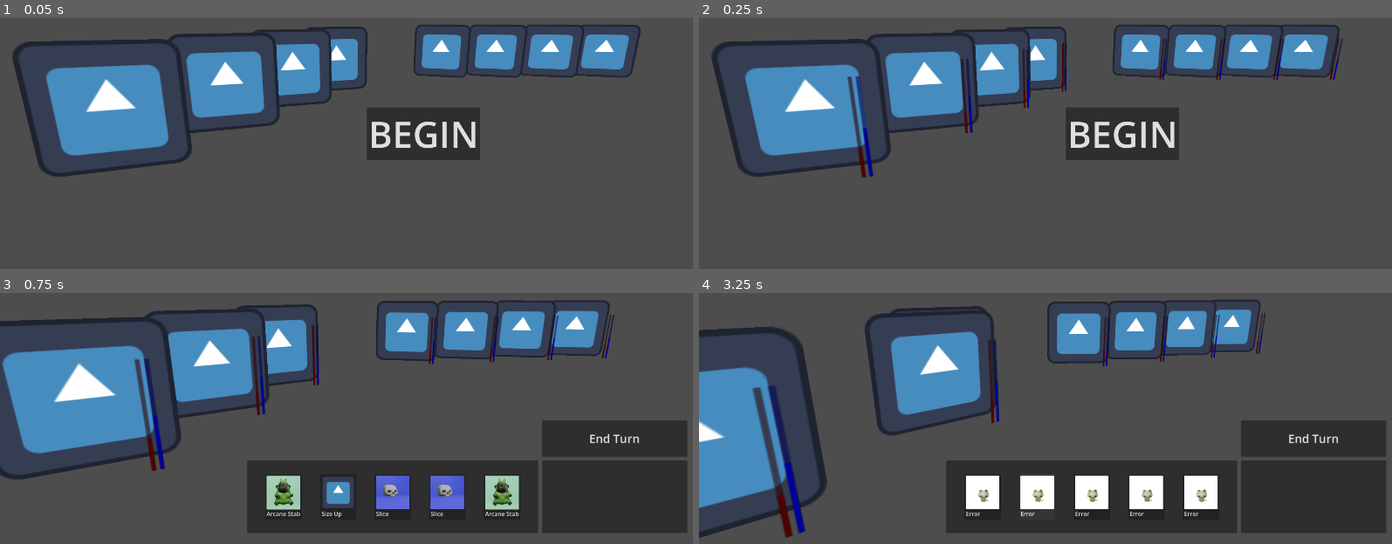
Above: before the commit, frames 1-4 (two rows, left to right).
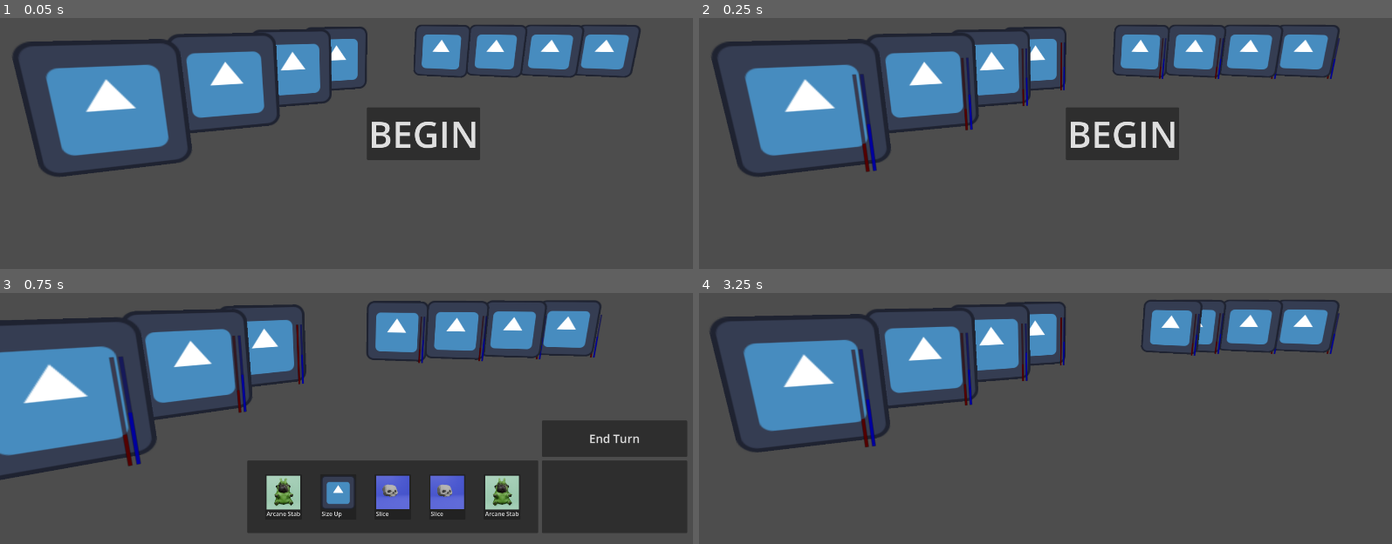
Above: after the commit, the same moments.

Repository: dylanbank/west-fae
Game: Godot game, scene res://hunts/battles/battle.tscn
The game is run twice, just before and just after one commit, with the same random seed, the same clock (stepped at 60 frames per second) and the same inputs. The engine's default icon, where the game draws it, is replaced by a stand-in: a white triangle on a blue panel in a dark square.
Inputs (mouse positions are in pixels of both pictures, inside the frame that each line leads up to):
- Up to frame 1 (0.05 s): no input
- Up to frame 2 (0.25 s): no input
- Up to frame 3 (0.75 s): click "BEGIN" at 0.5 s
- Up to frame 4 (3.25 s): click "End Turn" at 1.25 s; click (983, 496) at 2 s, where only the run before the commit has a clickable "Error"; click (1038, 496) at 2.75 s, where only the run before the commit has a clickable "Error"

Frame 1 is identical in both runs. In frame 2, 1.5% of the frame differs, in the area x 21-93%, y 7-64%; in frame 3, 13%; in frame 4, 45%, in the area x 0-100%, y 2-98%.

Commit message:
turn order based on dex, and proto enemy turn

Diff:
--- a/west-fae/characters/_characters/Character.tscn
+++ b/west-fae/characters/_characters/Character.tscn
@@ -31,12 +31,13 @@
 one_shot = true
 
 [node name="HealthBar" type="Sprite3D" parent="." unique_id=816090832]
-transform = Transform3D(1, 0, 0, 0, 1, 0, 0, 0, 1, 0.5, 0, 0.3)
+transform = Transform3D(1, 0, 0, 0, 1, 0, 0, 0, 1, 0.5, 0, 0.2)
 texture = SubResource("ViewportTexture_fa6fv")
 
 [node name="HealthBarSubViewport" type="SubViewport" parent="." unique_id=1487688424]
 disable_3d = true
 transparent_bg = true
+size = Vector2i(128, 128)
 
 [node name="ResourceProgressBars" parent="HealthBarSubViewport" unique_id=829837326 instance=ExtResource("4_akeys")]
 
--- a/west-fae/characters/enemies/clav/clav.tres
+++ b/west-fae/characters/enemies/clav/clav.tres
@@ -1,6 +1,5 @@
 [gd_resource type="Resource" script_class="CharacterResource" format=3 uid="uid://b87tnth0rt1s2"]
 
-[ext_resource type="Script" uid="uid://bs6pyqomfpqvv" path="res://characters/abilities/_ability_resources/base_ability_res.gd" id="1_k2jhb"]
 [ext_resource type="PackedScene" uid="uid://iahqrc7o1224" path="res://characters/_characters/Character.tscn" id="1_tqbe2"]
 [ext_resource type="Script" uid="uid://dhm25anvaf4to" path="res://characters/items/base_item_res.gd" id="2_n37tu"]
 [ext_resource type="Texture2D" uid="uid://brpm7gmar7mbx" path="res://skull_render.png" id="2_ro8jo"]
@@ -21,6 +20,6 @@
 max_health = 100.0
 current_health = 30.0
 strength = 10.0
-dexterity = 2.0
+dexterity = 7.0
 intelligence = 5.0
 metadata/_custom_type_script = "uid://cg340kvj3ltnb"
--- a/west-fae/characters/enemies/joe/joe.tres
+++ b/west-fae/characters/enemies/joe/joe.tres
@@ -1,7 +1,6 @@
 [gd_resource type="Resource" script_class="CharacterResource" format=3 uid="uid://dkyq72u0skxts"]
 
 [ext_resource type="PackedScene" uid="uid://iahqrc7o1224" path="res://characters/_characters/Character.tscn" id="1_eykat"]
-[ext_resource type="Script" uid="uid://bs6pyqomfpqvv" path="res://characters/abilities/_ability_resources/base_ability_res.gd" id="1_jkymt"]
 [ext_resource type="Texture2D" uid="uid://brpm7gmar7mbx" path="res://skull_render.png" id="2_qmyh5"]
 [ext_resource type="Script" uid="uid://dhm25anvaf4to" path="res://characters/items/base_item_res.gd" id="2_wksha"]
 [ext_resource type="Script" uid="uid://cg340kvj3ltnb" path="res://characters/_characters/character_res.gd" id="3_sgkto"]
@@ -21,6 +20,6 @@
 max_health = 100.0
 current_health = 30.0
 strength = 10.0
-dexterity = 2.0
+dexterity = 4.0
 intelligence = 5.0
 metadata/_custom_type_script = "uid://cg340kvj3ltnb"
--- a/west-fae/characters/enemies/mark/mark.tres
+++ b/west-fae/characters/enemies/mark/mark.tres
@@ -1,6 +1,5 @@
 [gd_resource type="Resource" script_class="CharacterResource" format=3 uid="uid://cx7se47a513dh"]
 
-[ext_resource type="Script" uid="uid://bs6pyqomfpqvv" path="res://characters/abilities/_ability_resources/base_ability_res.gd" id="1_ny02w"]
 [ext_resource type="PackedScene" uid="uid://iahqrc7o1224" path="res://characters/_characters/Character.tscn" id="1_u7772"]
 [ext_resource type="Script" uid="uid://dhm25anvaf4to" path="res://characters/items/base_item_res.gd" id="2_bp2ku"]
 [ext_resource type="Texture2D" uid="uid://chnlhq6y21n4n" path="res://icon.svg" id="2_dsus4"]
@@ -21,6 +20,6 @@
 max_health = 100.0
 current_health = 30.0
 strength = 10.0
-dexterity = 2.0
+dexterity = 9.0
 intelligence = 5.0
 metadata/_custom_type_script = "uid://cg340kvj3ltnb"
--- a/west-fae/characters/hunters/brindan/brindan.tres
+++ b/west-fae/characters/hunters/brindan/brindan.tres
@@ -1,6 +1,5 @@
 [gd_resource type="Resource" script_class="CharacterResource" format=3 uid="uid://d2r873w6sn0cb"]
 
-[ext_resource type="Script" uid="uid://bs6pyqomfpqvv" path="res://characters/abilities/_ability_resources/base_ability_res.gd" id="1_3x0cm"]
 [ext_resource type="PackedScene" uid="uid://iahqrc7o1224" path="res://characters/_characters/Character.tscn" id="1_w710p"]
 [ext_resource type="Script" uid="uid://dhm25anvaf4to" path="res://characters/items/base_item_res.gd" id="2_6s1wr"]
 [ext_resource type="Texture2D" uid="uid://brpm7gmar7mbx" path="res://skull_render.png" id="2_q5gn2"]
@@ -20,6 +19,6 @@
 max_health = 100.0
 current_health = 30.0
 strength = 4.0
-dexterity = 4.0
+dexterity = 3.0
 intelligence = 5.0
 metadata/_custom_type_script = "uid://cg340kvj3ltnb"
--- a/west-fae/characters/hunters/harry/harry.tres
+++ b/west-fae/characters/hunters/harry/harry.tres
@@ -22,7 +22,7 @@
 max_health = 100.0
 current_health = 100.0
 strength = 4.0
-dexterity = 4.0
+dexterity = 10.0
 intelligence = 5.0
 equipped_abilities = [ExtResource("3_diurh"), ExtResource("4_ir71c"), ExtResource("5_tgkia"), ExtResource("5_tgkia")]
 equipped_weapon = ExtResource("3_diurh")
--- a/west-fae/characters/hunters/jesus/jesus.tres
+++ b/west-fae/characters/hunters/jesus/jesus.tres
@@ -1,7 +1,6 @@
 [gd_resource type="Resource" script_class="CharacterResource" format=3 uid="uid://ctgygo0rrra0u"]
 
 [ext_resource type="PackedScene" uid="uid://iahqrc7o1224" path="res://characters/_characters/Character.tscn" id="1_4wnpm"]
-[ext_resource type="Script" uid="uid://bs6pyqomfpqvv" path="res://characters/abilities/_ability_resources/base_ability_res.gd" id="1_o2jcg"]
 [ext_resource type="Script" uid="uid://dhm25anvaf4to" path="res://characters/items/base_item_res.gd" id="2_clss0"]
 [ext_resource type="Texture2D" uid="uid://brpm7gmar7mbx" path="res://skull_render.png" id="2_kdagy"]
 [ext_resource type="Script" uid="uid://cg340kvj3ltnb" path="res://characters/_characters/character_res.gd" id="3_qn6vg"]
@@ -20,6 +19,6 @@
 max_health = 100.0
 current_health = 30.0
 strength = 4.0
-dexterity = 4.0
+dexterity = 6.0
 intelligence = 5.0
 metadata/_custom_type_script = "uid://cg340kvj3ltnb"
--- a/west-fae/characters/hunters/k3soju/k3soju.tres
+++ b/west-fae/characters/hunters/k3soju/k3soju.tres
@@ -1,7 +1,6 @@
 [gd_resource type="Resource" script_class="CharacterResource" format=3 uid="uid://bcwcp46jvtxbq"]
 
 [ext_resource type="PackedScene" uid="uid://iahqrc7o1224" path="res://characters/_characters/Character.tscn" id="1_iqi5v"]
-[ext_resource type="Script" uid="uid://bs6pyqomfpqvv" path="res://characters/abilities/_ability_resources/base_ability_res.gd" id="1_ks5c0"]
 [ext_resource type="Texture2D" uid="uid://brpm7gmar7mbx" path="res://skull_render.png" id="2_dmp68"]
 [ext_resource type="Script" uid="uid://dhm25anvaf4to" path="res://characters/items/base_item_res.gd" id="2_qu7d2"]
 [ext_resource type="Script" uid="uid://cg340kvj3ltnb" path="res://characters/_characters/character_res.gd" id="3_qyj2h"]
@@ -20,6 +19,6 @@
 max_health = 100.0
 current_health = 30.0
 strength = 4.0
-dexterity = 4.0
+dexterity = 1.0
 intelligence = 5.0
 metadata/_custom_type_script = "uid://cg340kvj3ltnb"
--- a/west-fae/hunts/battles/battle.tscn
+++ b/west-fae/hunts/battles/battle.tscn
@@ -14,6 +14,7 @@
 [ext_resource type="Script" uid="uid://ccsc04mn0ft87" path="res://hunts/battles/ui/hud.gd" id="9_4jpop"]
 [ext_resource type="Resource" uid="uid://dkyq72u0skxts" path="res://characters/enemies/joe/joe.tres" id="9_lvofu"]
 [ext_resource type="Resource" uid="uid://cmswkvipjjmx8" path="res://characters/enemies/peter_thiel/peter_thiel.tres" id="10_5kl7h"]
+[ext_resource type="Script" uid="uid://dormn2qpdhn3f" path="res://hunts/battles/code_blocks/auto_enemies_turn.gd" id="11_5kl7h"]
 [ext_resource type="Script" uid="uid://dtt1mjx25eavp" path="res://hunts/battles/ui/code_blocks/update_abilities.gd" id="14_gjv5l"]
 [ext_resource type="Script" uid="uid://dwka73no1kxe8" path="res://hunts/battles/ui/code_blocks/ability_targeting.gd" id="14_lvofu"]
 [ext_resource type="Script" uid="uid://7234j5hco1em" path="res://hunts/battles/ui/post_battle_hud.gd" id="15_dnhfs"]
@@ -27,12 +28,16 @@
 
 [node name="Battle" type="Node3D" unique_id=1382295604]
 
-[node name="BattleManager" type="Node" parent="." unique_id=753362522 node_paths=PackedStringArray("initialize_characters", "focus_camera")]
+[node name="BattleManager" type="Node" parent="." unique_id=753362522 node_paths=PackedStringArray("initialize_characters", "focus_camera", "auto_enemies_turn")]
 script = ExtResource("1_7r4xy")
 hunters = Array[ExtResource("4_4jpop")]([ExtResource("3_62ji6"), ExtResource("4_3y2ad"), ExtResource("5_dnhfs"), ExtResource("6_gjv5l")])
 enemies = Array[ExtResource("4_4jpop")]([ExtResource("4_ohvvp"), ExtResource("8_k8dur"), ExtResource("9_lvofu"), ExtResource("10_5kl7h")])
 initialize_characters = NodePath("InitializeCharacters")
 focus_camera = NodePath("FocusCamera")
+auto_enemies_turn = NodePath("AutoEnemiesTurn")
+
+[node name="AutoEnemiesTurn" type="Node" parent="BattleManager" unique_id=1962637205]
+script = ExtResource("11_5kl7h")
 
 [node name="InitializeCharacters" type="Node" parent="BattleManager" unique_id=38291079 node_paths=PackedStringArray("hunter_p_mats", "enemy_p_mats")]
 script = ExtResource("6_ohvvp")
@@ -43,7 +48,7 @@
 script = ExtResource("8_62ji6")
 camera = NodePath("../../SubViewportContainer/SubViewport/Camera3D")
 init_position = Vector3(-0.75, 2, 7.832)
-position_offset = Vector3(1, 1, 3)
+position_offset = Vector3(1.5, 1, 3)
 y_angle = -16.0
 lerp_weight = 3.0
 
--- a/west-fae/hunts/battles/battle_manager.gd
+++ b/west-fae/hunts/battles/battle_manager.gd
@@ -4,18 +4,18 @@
 # character variables
 @export var hunters : Array[CharacterResource]
 @export var enemies : Array[CharacterResource]
+@export var hunter_nodes : Array[Character]
+@export var enemy_nodes : Array[Character]
 
-var character_res : Array[CharacterResource]
-var character_nodes : Array[Character]
+var character_turn_order : Array[Character]
 
 # external functions
 @export var initialize_characters : InitializeCharacters
 @export var focus_camera : FocusCamera
+@export var auto_enemies_turn : AutoEnemiesTurn
 
 # turn variables
 var current_character_turn : int = -1
-var enemies_start_e : int
-var focused_char_res : CharacterResource = null
 var focused_char_node : Character = null
 
 var battle_finished : bool = false
@@ -27,17 +27,16 @@
 func clean_out_dead() -> void:
 	print("Before cleaning")
 	print(current_character_turn)
-	print(character_res)
-	var dyn_char_arr_size : int = character_res.size()-1
+
+	var dyn_char_arr_size : int = character_turn_order.size()-1
 	var i : int = 0
 
 	# removing dead
 	while(i<=dyn_char_arr_size):
-		if character_res[i].dead:
+		if character_turn_order[i].character_res.dead:
 			print("Character @ " + str(i) + " is dead. Being removed")
 			dyn_char_arr_size -= 1
-			character_res.remove_at(i)
-			character_nodes.remove_at(i)
+			character_turn_order.remove_at(i)
 			if(i <= current_character_turn):
 				current_character_turn -= 1
 			i -= 1
@@ -46,15 +45,15 @@
 	#checking if there is a winner
 	var all_hunters_dead : bool = true
 	var all_enemies_dead : bool = true
-	for j : int in character_res.size():
-		if character_res[j].enemy:
+	for j : int in character_turn_order.size():
+		if character_turn_order[j].character_res.enemy:
 			all_enemies_dead = false
 		else:
 			all_hunters_dead = false
 
 	print("After cleaning")
 	print(current_character_turn)
-	print(character_res)
+
 	print("Are hunters dead:")
 	print(all_hunters_dead)
 	print("Are enemies dead:")
@@ -79,10 +78,9 @@
 
 	clean_out_dead()
 
-	if focused_char_node and focused_char_res:
+	if focused_char_node:
 			focused_char_node.focus_toggle()
 
-			focused_char_res = null
 			focused_char_node = null
 
 	if !battle_finished:
@@ -91,22 +89,37 @@
 
 		current_character_turn += 1
 
-		if current_character_turn > character_res.size()-1:
+		if current_character_turn > character_turn_order.size()-1:
 			current_character_turn = -1
 			incr_turn()
 		else:
-			focused_char_res = character_res[current_character_turn]
-			focused_char_node = character_nodes[current_character_turn]
+
+			focused_char_node = character_turn_order[current_character_turn]
 			focused_char_node.focus_toggle()
-			focus_camera.change_transform(focused_char_node.global_position, character_res[current_character_turn].enemy)
+			focus_camera.change_transform(focused_char_node.global_position, character_turn_order[current_character_turn].character_res.enemy)
+		if(focused_char_node.character_res.enemy):
+			auto_enemies_turn.play_enemy_turn(self, focused_char_node)
+
+# sorting by character dex desc
+func set_turn_order() -> void:
+	var temp : Array[Character]
+	temp.append_array(hunter_nodes)
+	temp.append_array(enemy_nodes)
+
+	var max_dex_char_i : int
+	while temp.size():
+		var max_dex : int = -1
+		for i : int in temp.size():
+			if temp[i].character_res.dexterity > max_dex:
+				max_dex = temp[i].character_res.dexterity
+				max_dex_char_i = i
+		var max_dex_char : Character = temp.pop_at(max_dex_char_i)
+		character_turn_order.append(max_dex_char)
+
+	print("turn order set: ", character_turn_order)
 
 func _ready() -> void:
-	for i : int in hunters.size():
-		character_res.append(hunters[i])
-	for i : int in enemies.size():
-		character_res.append(enemies[i])
+	hunter_nodes = initialize_characters.initialize(hunters, true)
+	enemy_nodes = initialize_characters.initialize(enemies, false)
 
-	character_nodes.append_array(initialize_characters.initialize(hunters, true))
-	character_nodes.append_array(initialize_characters.initialize(enemies, false))
-	print("chararacter resources loaded: ", str(character_res))
-	print("chararacter nodes loaded: ", str(character_nodes))
+	set_turn_order()
--- /dev/null
+++ b/west-fae/hunts/battles/code_blocks/auto_enemies_turn.gd
@@ -0,0 +1,21 @@
+extends Node
+class_name AutoEnemiesTurn
+
+func play_enemy_turn(battle_manager : BattleManager, enemy : Character) -> void:
+	var enemy_abilities : Array = enemy.character_res.equipped_abilities
+
+	var random_ability : int =  randi() % 5
+
+	await get_tree().create_timer(2).timeout
+
+	if enemy_abilities:
+		var ability_to_use : BaseAbilityResource = enemy_abilities[random_ability]
+		var targeted_hunters : Array[Character]
+		for target_pos in ability_to_use.affected_pips:
+			targeted_hunters.append(battle_manager.hunter_nodes[target_pos])
+
+		enemy_abilities[random_ability].use(enemy, targeted_hunters)
+
+	await get_tree().create_timer(2).timeout
+
+	battle_manager.incr_turn()
--- a/west-fae/hunts/battles/ui/code_blocks/update_abilities.gd
+++ b/west-fae/hunts/battles/ui/code_blocks/update_abilities.gd
@@ -17,8 +17,8 @@
 @export var error_label : String
 
 func _process(delta: float) -> void:
-	if battle_manager.focused_char_res:
-		var current_char : CharacterResource = battle_manager.focused_char_res
+	if battle_manager.focused_char_node:
+		var current_char : CharacterResource = battle_manager.focused_char_node.character_res
 		if current_char.equipped_abilities:
 			current_abilities = current_char.equipped_abilities
 			if current_abilities[0]:
--- a/west-fae/hunts/battles/ui/hud.gd
+++ b/west-fae/hunts/battles/ui/hud.gd
@@ -23,7 +23,7 @@
 	post_battle_hud.hide()
 
 func _process(_delta: float) -> void:
-	if battle_manager.focused_char_node and battle_manager.focused_char_res:
+	if battle_manager.focused_char_node and !battle_manager.focused_char_node.character_res.enemy:
 		hunter_battle_hud.show()
 	else:
 		hunter_battle_hud.hide()
Not shown, added: west-fae/hunts/battles/code_blocks/auto_enemies_turn.gd.uid
